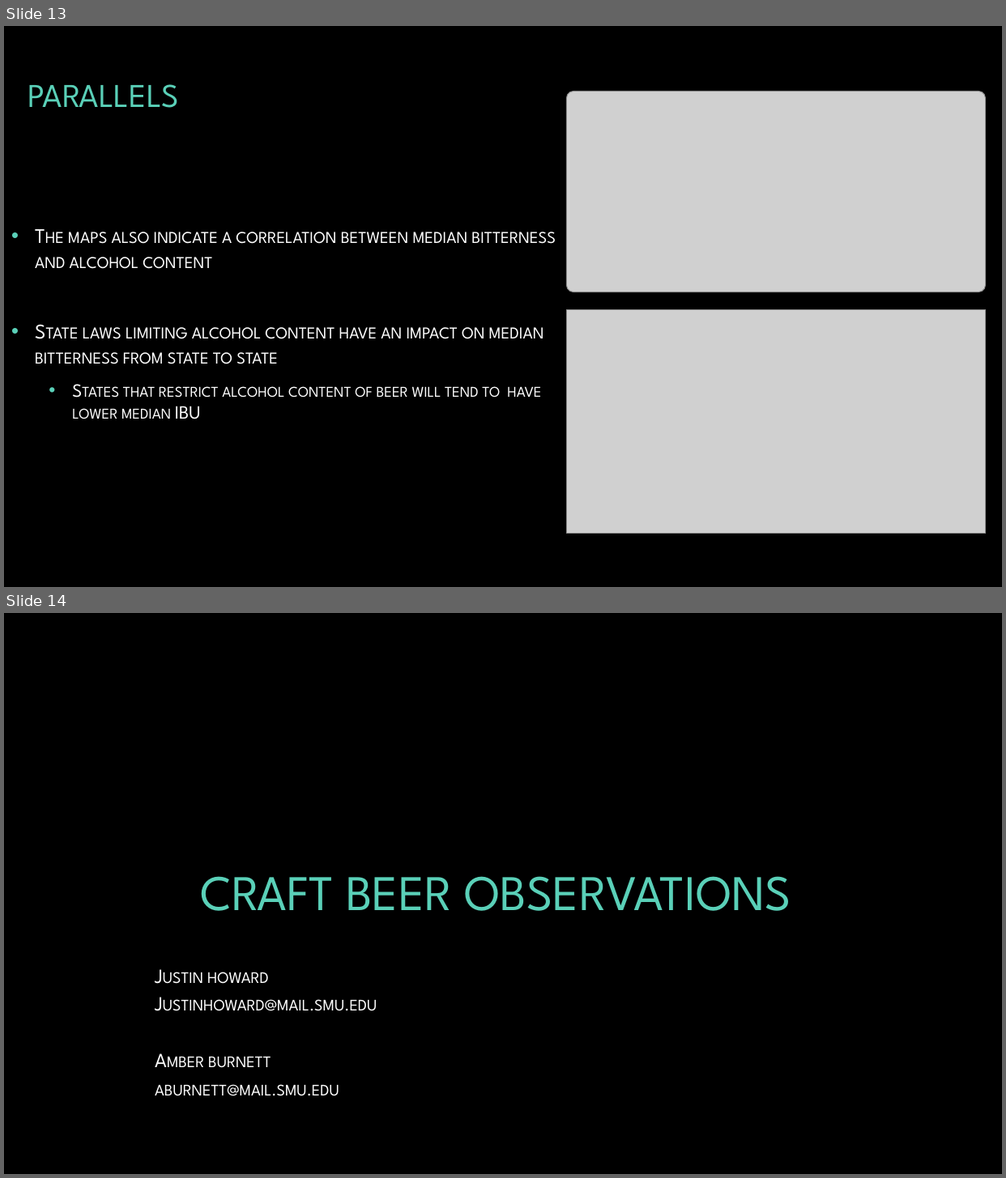
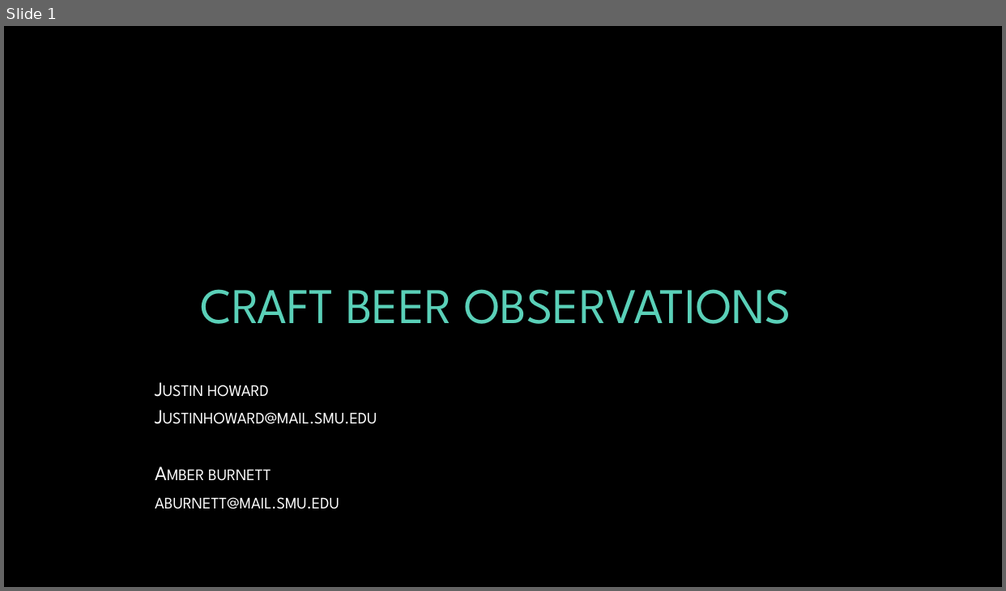
Before and after one commit to amberburnett/BeerSales, a slide deck: EDA – Beer Sales.pptx. Shown one above the other, each under a label of ours: slides 13 and 14 before the commit, slide 1 after it. The pictures are 1006x1178 and 1006x591 pixels, drawn with LibreOffice and Linux fonts; fonts in the diff are those of the drawing; grey boxes stand for pictures; background and template pictures are left out. Boxes give left, top, right and bottom in pixels: in the first picture for what was removed or moved away, otherwise in the second. Text is boxed around its words. In the diff, an @@ line names an element or a change of style, - is before the commit and + after.

```diff
--- a/EDA – Beer Sales.pptx
+++ b/EDA – Beer Sales.pptx
@@ slide 13 removed at [4, 26, 1002, 587], background picture (left out) @@
@@ title removed at [28, 84, 180, 108] @@
-PARALLELS
@@ picture removed at [567, 91, 987, 292] @@
@@ text removed at [35, 232, 556, 420] @@
-• The maps also indicate a correlation between median bitterness and alcohol content
-• State laws limiting alcohol content have an impact on median bitterness from state to state
-  • States that restrict alcohol content of beer will tend to have lower median IBU
@@ picture removed at [567, 310, 987, 534] @@
@@ what was slide 14 is now slide 1 @@
```
Also in this commit, not shown: 3 slides changed, 12 other slides removed.
